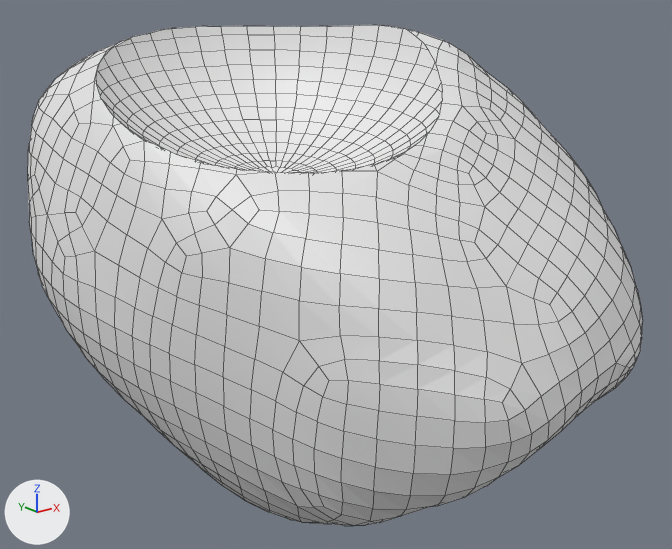
The Blender file models/asteroid 3.blend, before and after one commit.
The view is the same before and after, from a 50 mm camera at (-4.18, -7.49, 7.33) aimed at (1.91, 0.12, 4.29). Lighting does not change. The marker at lower left points along +X, +Y and +Z. Mesh edges are drawn as thin lines.
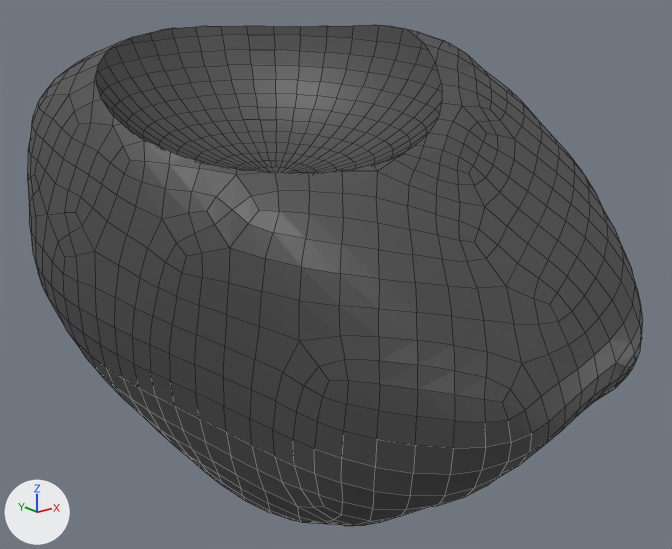
The change, as a list of edits to the scene's bpy script:
```text
Add mat_material_001:
    mat_material_001 = principled_material('Material.001')
    mat_material_001.base_color = (0.0732, 0.0732, 0.0732)  # dark grey #4c4c4c
Change me_sphere:
    where me_sphere.from_pydata(...)  # 2159 vertices, 2010 faces; spans x -0.109..0.648, y -0.586..0.182, z -0.333..0.573
    used by ob_sphere; location = (0.0, 0.0, 2.42); rotation_euler = (1.523, 0.26, 3.853), in degrees (87, 15, 221); scale = (-7.24, -6.66, -7.48)
    me_sphere part 1: 1337 of the faces centred in x -0.106..0.645, y -0.584..0.18, z -0.331..0.572 switch from no material to mat_material_001 (dark grey #4c4c4c)
    me_sphere part 2: 396 of the faces centred in x 0.097..0.476, y -0.578..-0.409, z -0.192..0.281 switch from no material to mat_material_001 (dark grey #4c4c4c)
    me_sphere part 3: 277 of the faces centred in x 0.334..0.583, y -0.444..0.019, z -0.318..0.039 switch from no material to mat_material_001 (dark grey #4c4c4c)
```

Pixel boxes (x1, y1, x2, y2) of what changed, in the pictures (672 x 549 px):
part 1 of me_sphere, recoloured: (28, 29, 643, 526) in both
part 2 of me_sphere, recoloured (white to grey): (96, 25, 442, 173) in both
